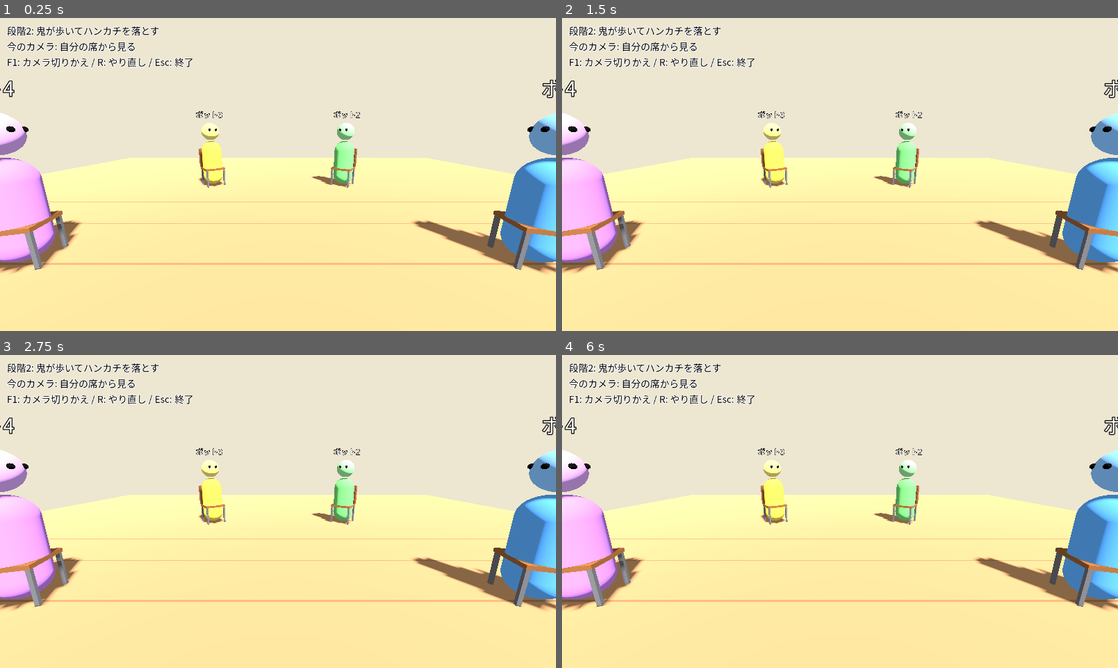
Above: before the commit, frames 1-4 (two rows, left to right).
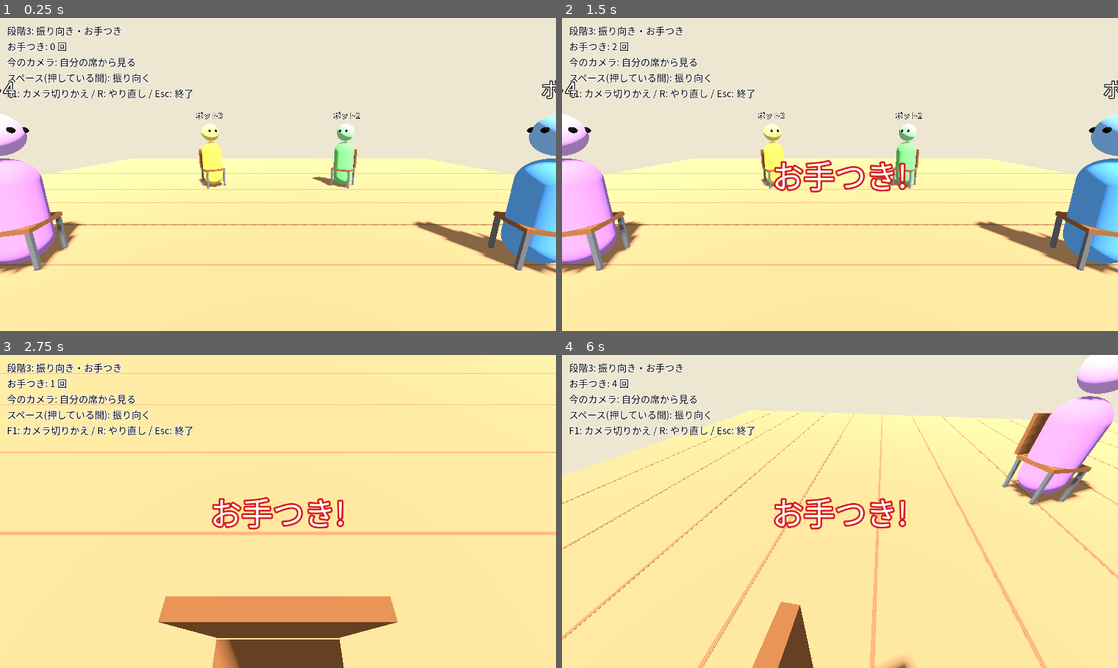
Above: after the commit, the same moments.

Repository: LisaYuumi/ushiro-micha-dame
Game: Godot game, scene res://scenes/main.tscn
Same seed, same stepped clock (60 frames per second), same inputs: the game is played once before the commit and once after it.
Inputs:
- Up to frame 1 (0.25 s): no input
- Up to frame 2 (1.5 s): tap Enter at 0.5 s; hold Space (look_back, bound only after the commit) 0.53-1.28 s; tap R (restart) at 1.25 s; tap Space (look_back, bound only after the commit) at 1.35 s
- Up to frame 3 (2.75 s): tap R (restart) at 2 s; hold Space (look_back, bound only after the commit) from 2.03 s (still down)
- Up to frame 4 (6 s): tap R (restart) at 2.75, 3.5, 4.25 s; release Space (look_back, bound only after the commit) at 2.78 s; tap Space (look_back, bound only after the commit) at 2.85, 4.35, 5.85 s; hold Space (look_back, bound only after the commit) 3.53-4.28 s; hold Space (look_back, bound only after the commit) 5.03-5.78 s

The runs differ from the first frame. In frame 1, 5.7% of the frame differs, in the area x 0-100%, y 2-82%; in frame 2, 6.9%; in frame 3, 63%, in the area x 0-100%, y 0-100%; in frame 4, 40%.

Commit message:
Step 3: hold Space to look back; show お手つき when nothing is behind
- State gets a set_looking_back command and judges the handkerchief on turn
- Looking back is part of the shared state, so every actor's turn is visible
- Seat camera turns and tilts down to show the floor behind the chair

Co-Authored-By: Claude Opus 5.5 <noreply@anthropic.com>
Claude-Session: https://claude.ai/code/session_018gGhz8RHTqLMKymXrJnaB4

Diff:
--- a/scripts/core/game_config.gd
+++ b/scripts/core/game_config.gd
@@ -10,8 +10,8 @@
 const RING_RADIUS := 3.0
 ## 鬼が歩く輪の半径(席の輪より外側)
 const ONI_WALK_RADIUS := 4.3
-## ハンカチが落ちる位置の半径(席の真後ろ)
-const DROP_RADIUS := 3.6
+## ハンカチが落ちる位置の半径(席の真後ろ。背もたれに隠れない距離)
+const DROP_RADIUS := 3.8
 
 # --- 鬼の動き ---
 ## 鬼が歩く速さ(メートル/秒)
@@ -36,3 +36,15 @@
 ## 置いた音が、この距離(メートル)より離れると急に小さくなる。
 ## 小さいほど「自分のすぐ後ろ」でないと聞こえない
 const DROP_SOUND_RANGE := 1.2
+
+# --- 振り向き ---
+## 振り向くのにかかる時間(秒)
+const LOOK_BACK_TIME := 0.15
+## 前を向いているときのカメラの下向き角度(度)
+const SEAT_CAM_PITCH_FRONT := -12.0
+## 振り向いたときのカメラの下向き角度(度)。床のハンカチが見えるように深く
+const SEAT_CAM_PITCH_BACK := -55.0
+## 振り向いたとき、頭が後ろへ乗り出す距離(メートル)
+const LOOK_BACK_LEAN := 0.2
+## 「お手つき!」などの表示時間(秒)
+const MESSAGE_TIME := 1.5
--- a/scripts/core/game_state.gd
+++ b/scripts/core/game_state.gd
@@ -27,6 +27,10 @@
 	var yaw: float = 0.0
 	## 仮の体の色
 	var color: Color = Color.WHITE
+	## 振り向いているか(全員から見える)
+	var looking_back: bool = false
+	## お手つきの回数(このステップでは数えるだけ。点数はまだ)
+	var otetsuki_count: int = 0
 
 
 ## 席の位置(床の上)
@@ -134,6 +138,28 @@
 	_place_on_walk_ring(oni, oni_angle)
 
 
+# --- 命令(プレイヤーの入力やボットから呼ばれる) ---
+
+## 振り向く/前を向く。振り向いた瞬間に、後ろにハンカチがあるかを判定する。
+func set_looking_back(actor_id: int, value: bool) -> void:
+	var a := get_actor(actor_id)
+	if a == null or a.role != Role.SEATED or a.looking_back == value:
+		return
+	a.looking_back = value
+	if not value:
+		return
+	if has_handkerchief_behind(a):
+		events.append({"type": "found", "actor": actor_id})
+	else:
+		a.otetsuki_count += 1
+		events.append({"type": "otetsuki", "actor": actor_id})
+
+
+## この人の後ろにハンカチが落ちているか
+func has_handkerchief_behind(a: Actor) -> bool:
+	return handkerchief_on_floor and a.role == Role.SEATED and a.seat_index == drop_target_seat
+
+
 ## たまったお知らせを受け取る(受け取ると空になる)。
 func take_events() -> Array:
 	var out := events
@@ -177,6 +203,8 @@
 			"seat": a.seat_index,
 			"pos": a.position,
 			"yaw": a.yaw,
+			"looking_back": a.looking_back,
+			"otetsuki": a.otetsuki_count,
 		})
 	return {
 		"actors": list,
@@ -230,6 +258,10 @@
 		"seat": drop_target_seat,
 		"pos": handkerchief_position,
 	})
+	# 振り向いたまま待っていた人の後ろに落とした場合は、その場で見つかる
+	var target := get_actor_at_seat(drop_target_seat)
+	if target and target.looking_back:
+		events.append({"type": "found", "actor": target.id})
 
 
 func _sit(actor: Actor, seat: int) -> void:
--- a/scripts/input/input_setup.gd
+++ b/scripts/input/input_setup.gd
@@ -3,6 +3,7 @@
 ## キー割り当てをまとめて登録する(project.godot を手で書かずに済むように)。
 
 const KEYS := {
+	"look_back": KEY_SPACE,
 	"debug_top_camera": KEY_F1,
 	"restart": KEY_R,
 	"quit": KEY_ESCAPE,
--- /dev/null
+++ b/scripts/input/player_input.gd
@@ -0,0 +1,8 @@
+class_name PlayerInput
+extends RefCounted
+## この画面のプレイヤーのキー入力を、GameState への命令に変える。
+## (オンライン対戦では、この命令をホストに送る形に置きかえる)
+
+
+static func apply(state: GameState) -> void:
+	state.set_looking_back(state.local_player_id, Input.is_action_pressed("look_back"))
--- a/scripts/main.gd
+++ b/scripts/main.gd
@@ -20,11 +20,13 @@
 func _start_round() -> void:
 	state.start_round()
 	_last_sound = ""
+	hud.hide_message()
 	view.build(state)
 	_update_help()
 
 
 func _physics_process(delta: float) -> void:
+	PlayerInput.apply(state)
 	state.tick(delta)
 	for e in state.take_events():
 		view.on_event(e)
@@ -33,11 +35,17 @@
 				_last_sound = "本物"
 			"rustle":
 				_last_sound = "ニセ"
+			"otetsuki":
+				if e["actor"] == state.local_player_id:
+					hud.show_message("お手つき!", Color(0.85, 0.1, 0.1), GameConfig.MESSAGE_TIME)
+			"found":
+				if e["actor"] == state.local_player_id:
+					hud.show_message("ハンカチがある!", Color(0.1, 0.5, 0.9), GameConfig.MESSAGE_TIME)
 		_update_help()
 
 
-func _process(_delta: float) -> void:
-	view.sync(state)
+func _process(delta: float) -> void:
+	view.sync(state, delta)
 
 
 func _unhandled_input(event: InputEvent) -> void:
@@ -51,7 +59,9 @@
 
 
 func _update_help() -> void:
-	var lines := PackedStringArray(["段階2: 鬼が歩いてハンカチを落とす"])
+	var lines := PackedStringArray(["段階3: 振り向き・お手つき"])
+	var me := state.get_local_player()
+	lines.append("お手つき: %d 回" % me.otetsuki_count)
 	if view.is_top_camera():
 		lines.append("今のカメラ: 上から見る(確認用)")
 		# 確認用カメラのときだけ答えを出す
@@ -65,5 +75,6 @@
 			lines.append("【確認用】さっきの物音: %s" % _last_sound)
 	else:
 		lines.append("今のカメラ: 自分の席から見る")
+	lines.append("スペース(押している間): 振り向く")
 	lines.append("F1: カメラ切りかえ / R: やり直し / Esc: 終了")
 	hud.set_help("\n".join(lines))
--- a/scripts/view/hud.gd
+++ b/scripts/view/hud.gd
@@ -3,18 +3,55 @@
 ## 画面の文字表示だけを担当する。
 
 var _help: Label
+var _message: Label
+var _message_left := 0.0
 
 
 func _ready() -> void:
-	_help = Label.new()
+	_help = _make_label(22, Color.BLACK)
 	_help.position = Vector2(16, 12)
-	_help.add_theme_font_override("font", HudFont.get_font())
-	_help.add_theme_font_size_override("font_size", 22)
-	_help.add_theme_color_override("font_color", Color.BLACK)
-	_help.add_theme_color_override("font_outline_color", Color.WHITE)
-	_help.add_theme_constant_override("outline_size", 6)
 	add_child(_help)
+
+	# 画面中央の大きな文字(「お手つき!」など)
+	_message = _make_label(72, Color.WHITE)
+	add_child(_message)
+	_message.set_anchors_and_offsets_preset(Control.PRESET_FULL_RECT)
+	_message.horizontal_alignment = HORIZONTAL_ALIGNMENT_CENTER
+	_message.vertical_alignment = VERTICAL_ALIGNMENT_CENTER
+	_message.add_theme_constant_override("outline_size", 16)
+	_message.visible = false
+
+
+func _process(delta: float) -> void:
+	if _message_left > 0.0:
+		_message_left -= delta
+		if _message_left <= 0.0:
+			_message.visible = false
 
 
 func set_help(text: String) -> void:
 	_help.text = text
+
+
+## 画面中央に大きく表示する。seconds 秒で消える(0 なら消さない)。
+func show_message(text: String, outline: Color, seconds: float) -> void:
+	_message.text = text
+	_message.add_theme_color_override("font_outline_color", outline)
+	_message.visible = true
+	_message_left = seconds if seconds > 0.0 else INF
+
+
+func hide_message() -> void:
+	_message.visible = false
+	_message_left = 0.0
+
+
+func _make_label(size: int, color: Color) -> Label:
+	var l := Label.new()
+	l.add_theme_font_override("font", HudFont.get_font())
+	l.add_theme_font_size_override("font_size", size)
+	l.add_theme_color_override("font_color", color)
+	l.add_theme_color_override("font_outline_color", Color.WHITE)
+	l.add_theme_constant_override("outline_size", 6)
+	l.mouse_filter = Control.MOUSE_FILTER_IGNORE
+	return l
--- a/scripts/view/world_view.gd
+++ b/scripts/view/world_view.gd
@@ -15,12 +15,15 @@
 ## 足音用: 鬼の前回の位置と、前の足音から歩いた距離
 var _oni_last_pos := Vector3.ZERO
 var _oni_walked := 0.0
+## 振り向きの度合い(0=前、1=後ろ)。見た目をなめらかにするためだけの値
+var _turn := {} # id -> float
 
 
 func build(state: GameState) -> void:
 	for c in get_children():
 		c.queue_free()
 	_actor_nodes.clear()
+	_turn.clear()
 
 	_build_environment()
 	_build_floor()
@@ -33,16 +36,21 @@
 	_build_handkerchief()
 	_build_sounds(state)
 	_build_cameras(state)
-	sync(state)
+	sync(state, 0.0)
 
 
 ## 毎フレーム、状態に合わせて位置と向きを反映する。
-func sync(state: GameState) -> void:
+func sync(state: GameState, delta: float) -> void:
+	var turn_step := delta / GameConfig.LOOK_BACK_TIME
 	for a in state.actors:
+		var t: float = move_toward(_turn.get(a.id, 0.0), 1.0 if a.looking_back else 0.0, turn_step)
+		_turn[a.id] = t
 		var node: Node3D = _actor_nodes.get(a.id)
 		if node:
 			node.position = a.position
-			node.rotation.y = a.yaw
+			# 振り向いた姿は全員に見える(体ごと大げさに後ろを向く)
+			node.rotation.y = a.yaw + PI * t
+	_update_seat_camera(state)
 
 	_handkerchief.visible = state.handkerchief_on_floor
 	_handkerchief.position = state.handkerchief_position
@@ -225,14 +233,25 @@
 	# 自分の体のレイヤーを映さない
 	_seat_cam.cull_mask = 0xFFFFF & ~(1 << (SELF_LAYER - 1))
 	add_child(_seat_cam)
-	var eye_pos := me.position + Vector3(0, 1.45, 0)
-	_seat_cam.look_at_from_position(eye_pos, Vector3(0, 0.8, 0))
 	_seat_cam.make_current()
+	_update_seat_camera(state)
 
 	_top_cam = Camera3D.new()
 	_top_cam.fov = 60
 	add_child(_top_cam)
 	_top_cam.look_at_from_position(Vector3(0, 13, 6), Vector3.ZERO)
+
+
+## 自分の席のカメラ: 前を向いているときは輪の内側、振り向くと足元の後ろを見る
+func _update_seat_camera(state: GameState) -> void:
+	var me := state.get_local_player()
+	if me == null or _seat_cam == null:
+		return
+	var t: float = _turn.get(me.id, 0.0)
+	var back_dir := Vector3(sin(me.yaw), 0.0, cos(me.yaw))
+	_seat_cam.position = me.position + Vector3(0, 1.45, 0) + back_dir * GameConfig.LOOK_BACK_LEAN * t
+	var pitch := lerpf(GameConfig.SEAT_CAM_PITCH_FRONT, GameConfig.SEAT_CAM_PITCH_BACK, t)
+	_seat_cam.rotation = Vector3(deg_to_rad(pitch), me.yaw + PI * t, 0.0)
 
 
 func _mesh(mesh: Mesh, color: Color) -> MeshInstance3D:
